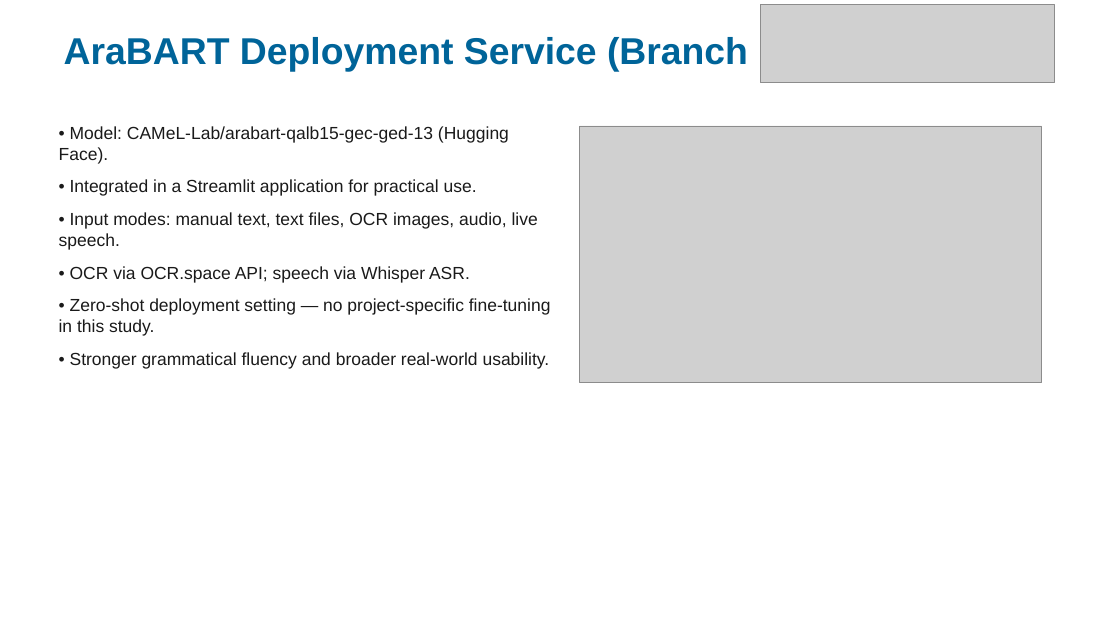
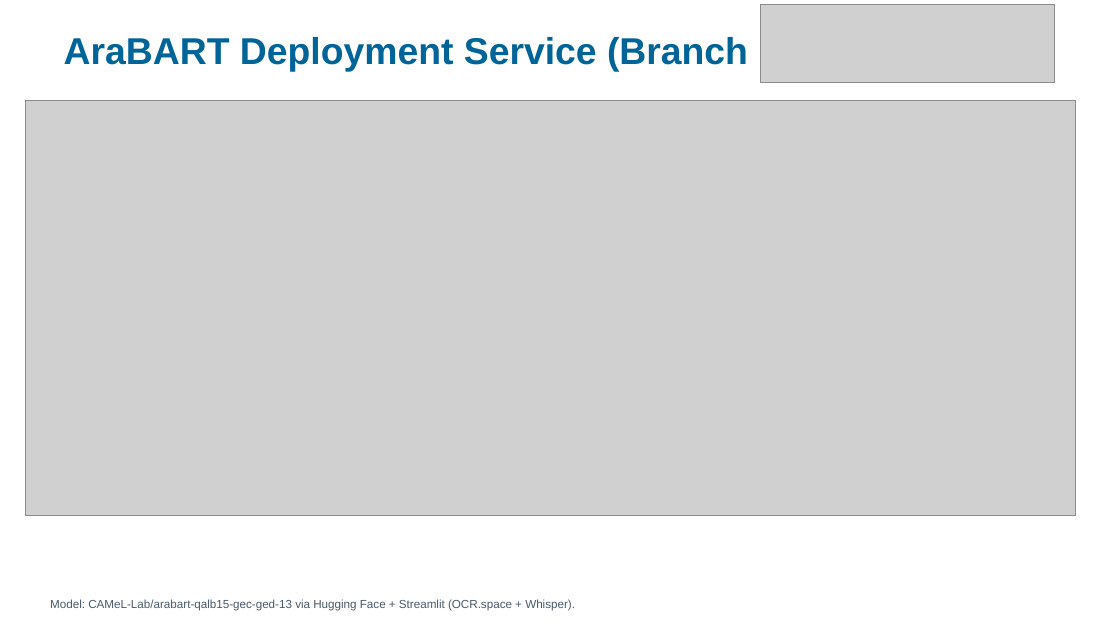
Before and after one commit to MON3EMPASHA/Arabic-Noisy-Text-Correction-using-Transformers---NLP-, a slide deck: slide 22 of Paper Discussion/Arabic_Text_Correction_Presentation.pptx (slide 16 before the commit). Drawn at 1120x630 pixels with LibreOffice and Linux fonts; fonts in the diff are those of the drawing; grey boxes stand for pictures. Boxes give left, top, right and bottom in pixels: in the first picture for what was removed or moved away, otherwise in the second. Text is boxed around its words. In the diff, an @@ line names an element or a change of style, - is before the commit and + after.

Commit message:
Add script to generate additional presentation visuals for related work and results
- Implemented functions to create various visualizations including timelines, comparison charts, research gaps, and evaluation protocols.
- Utilized matplotlib for plotting and saving figures in PNG format.
- Created a structured approach to visually represent the evolution of Arabic text correction research and the contributions of this work.

```diff
--- a/Paper Discussion/Arabic_Text_Correction_Presentation.pptx
+++ b/Paper Discussion/Arabic_Text_Correction_Presentation.pptx
@@ picture added at [25,101,1075,516] @@
@@ text removed at [59,126,551,369] @@
-• Model: CAMeL-Lab/arabart-qalb15-gec-ged-13 (Hugging Face).
-• Integrated in a Streamlit application for practical use.
-• Input modes: manual text, text files, OCR images, audio, live speech.
-• OCR via OCR.space API; speech via Whisper ASR.
-• Zero-shot deployment setting — no project-specific fine-tuning in this study.
-• Stronger grammatical fluency and broader real-world usability.
@@ picture removed at [580,126,1042,383] @@
@@ text added at [50,599,575,610], 10 pt, text #4A5A6A @@
+Model: CAMeL-Lab/arabart-qalb15-gec-ged-13 via Hugging Face + Streamlit (OCR.space + Whisper).
```
Also in this commit, not shown: 5 other slides changed, 12 slides added, 3 slides removed, 13 other files.
